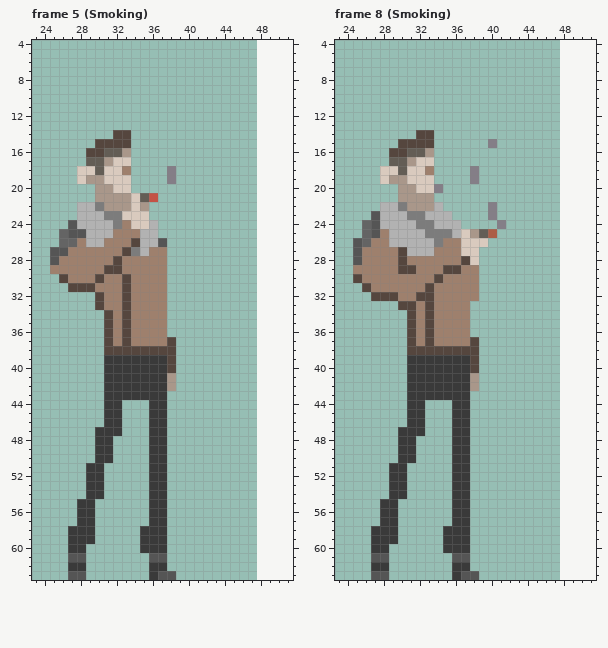
One commit to this pixel-art file: assets/characters/Iso_Idle.aseprite. The picture above was drawn from the file before the commit.
32x64 pixels, 15 frames. Shown: frame 5 (Smoking): x 23..51, y 4..63; frame 8 (Smoking): x 23..51, y 4..63. The old version is drawn lined up with the new one, on the new canvas. The commit also changed other frames, which this record leaves out.
The same view after the edit:
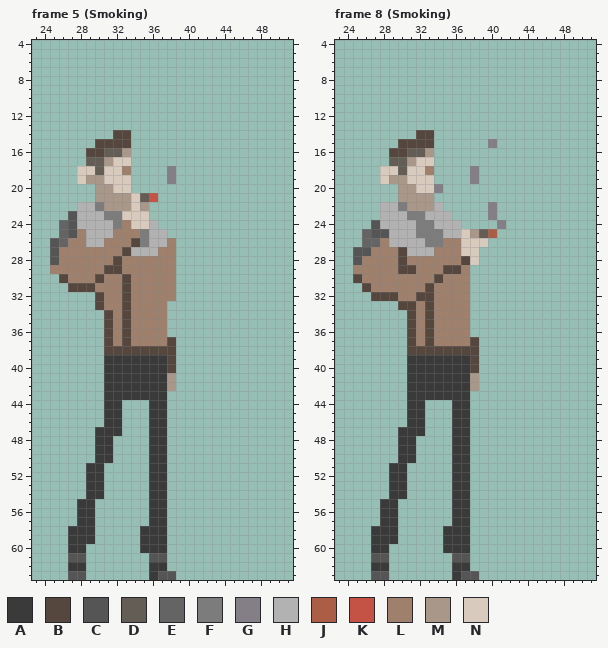
Palette (. is transparent): A #3a3a3a  B #55463e  C #555555  D #635d55  E #646464  F #7c7c7c  G #847e87  H #b2b2b2  J #ac5d46  K #c45245  L #9e806d  M #a9978a  N #d9cabe
What changed:
{"change": "canvas 32x64 -> 64x64, the old top-left corner now at 16,0"}
{"where": "frame 5 (Smoking)"}
{"frame":5,"y":23,"x":27,"old":".","new":"C"}
{"frame":5,"y":24,"x":26,"old":".","new":"E"}
{"frame":5,"y":25,"x":28,"old":"C","new":"L"}
{"frame":5,"y":25,"x":35,"old":"H","new":"F"}
{"frame":5,"y":25,"x":37,"old":".","new":"H"}
{"frame":5,"y":26,"x":25,"old":".","new":"C"}
{"frame":5,"y":26,"x":27,"old":"E","new":"L"}
{"frame":5,"y":26,"x":35,"old":"H","new":"F"}
{"frame":5,"y":26,"x":37,"old":"C.","new":"HL"}
{"frame":5,"y":27,"x":26,"old":"C","new":"L"}
{"frame":5,"y":27,"x":34,"old":"F","new":"H"}
{"frame":5,"y":27,"x":36,"old":"L","new":"H"}
{"frame":5,"y":27,"x":38,"old":".","new":"L"}
{"frame":5,"y":28,"x":38,"old":".","new":"L"}
{"frame":5,"y":29,"x":38,"old":".","new":"L"}
{"frame":5,"y":30,"x":38,"old":".","new":"L"}
{"frame":5,"y":31,"x":38,"old":".","new":"L"}
{"frame":5,"y":32,"x":38,"old":".","new":"L"}
{"where": "frame 8 (Smoking)"}
{"frame":8,"y":23,"x":27,"old":"C","new":"."}
{"frame":8,"y":24,"x":26,"old":"E","new":"."}
{"frame":8,"y":25,"x":28,"old":"L","new":"C"}
{"frame":8,"y":25,"x":32,"old":"H","new":"F"}
{"frame":8,"y":25,"x":35,"old":"F","new":"H"}
{"frame":8,"y":26,"x":25,"old":"C","new":"."}
{"frame":8,"y":26,"x":27,"old":"L","new":"E"}
{"frame":8,"y":26,"x":33,"old":"H","new":"F"}
{"frame":8,"y":27,"x":26,"old":"L","new":"C"}
{"frame":8,"y":29,"x":38,"old":"L","new":"."}
{"frame":8,"y":30,"x":38,"old":"L","new":"."}
{"frame":8,"y":31,"x":38,"old":"L","new":"."}
{"frame":8,"y":32,"x":38,"old":"L","new":"."}
